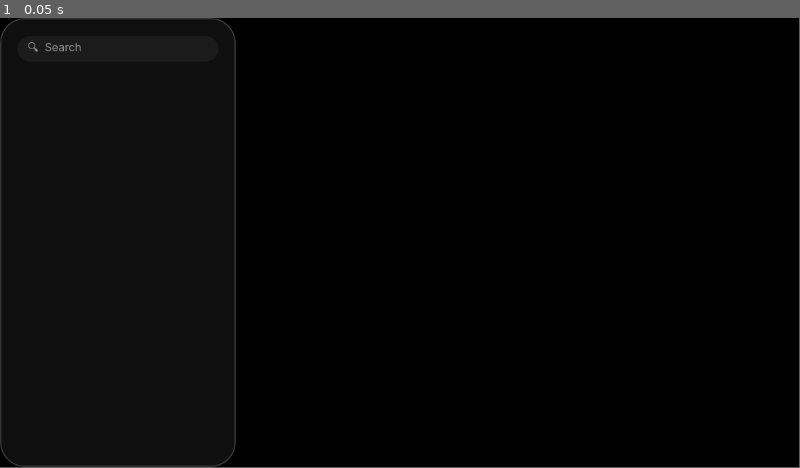
Above: before the commit, frame 1.
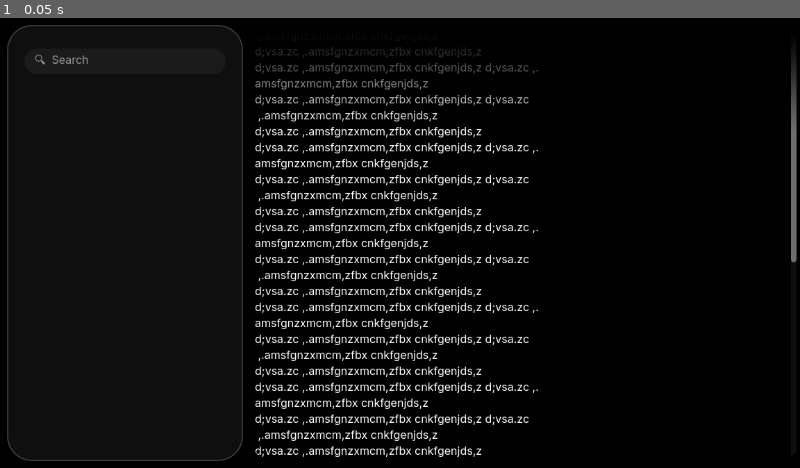
Above: after the commit, the same moment.

Repository: josephsmithberger/copy-paste-interrogate
Game: Godot game, scene res://mockup.tscn
The game is run twice, just before and just after one commit, with the same random seed, the same clock (stepped at 60 frames per second) and the same inputs. The project has no main scene, so this scene is started directly.
Inputs:
- Up to frame 1 (0.05 s): no input
In our replay, the window is 799x449 before the commit and 800x450 after it. These sizes can differ from the game's own. Grey fills any space a smaller window leaves; there, only what the larger window draws over its background counts as a difference.

The runs differ from the first frame. In frame 1, 8.3% of the frame differs, in the area x 0-100%, y 0-100%.

Commit message:
Contact Cards

Diff:
--- /dev/null
+++ b/assets/ui/contact_card.tscn
@@ -0,0 +1,12 @@
+[gd_scene load_steps=2 format=3 uid="uid://4cw40mlbo282"]
+
+[ext_resource type="Script" uid="uid://c66xj2shnk6sk" path="res://scripts/contact_card.gd" id="1_krk5g"]
+
+[node name="contact_card" type="Control"]
+layout_mode = 3
+anchors_preset = 15
+anchor_right = 1.0
+anchor_bottom = 1.0
+grow_horizontal = 2
+grow_vertical = 2
+script = ExtResource("1_krk5g")
--- a/mockup.tscn
+++ b/mockup.tscn
@@ -5,6 +5,7 @@
 
 [sub_resource type="StyleBoxFlat" id="StyleBoxFlat_pp484"]
 content_margin_left = 25.0
+content_margin_top = 10.0
 content_margin_right = 25.0
 bg_color = Color(0.05882353, 0.05882353, 0.05882353, 1)
 border_width_left = 2
@@ -48,48 +49,105 @@
 grow_vertical = 2
 color = Color(0, 0, 0, 1)
 
-[node name="HSplitContainer" type="HSplitContainer" parent="."]
+[node name="MarginContainer" type="MarginContainer" parent="."]
 layout_mode = 1
 anchors_preset = 15
 anchor_right = 1.0
 anchor_bottom = 1.0
 grow_horizontal = 2
 grow_vertical = 2
+theme_override_constants/margin_left = 10
+theme_override_constants/margin_top = 10
+theme_override_constants/margin_bottom = 10
+
+[node name="HSplitContainer" type="HSplitContainer" parent="MarginContainer"]
+layout_mode = 2
 split_offset = 340
 
-[node name="PanelContainer" type="PanelContainer" parent="HSplitContainer"]
+[node name="PanelContainer" type="PanelContainer" parent="MarginContainer/HSplitContainer"]
 layout_mode = 2
 theme = ExtResource("1_pp484")
 theme_override_styles/panel = SubResource("StyleBoxFlat_pp484")
 
-[node name="VBoxContainer" type="VBoxContainer" parent="HSplitContainer/PanelContainer"]
+[node name="Chatlist" type="VBoxContainer" parent="MarginContainer/HSplitContainer/PanelContainer"]
 layout_mode = 2
 
-[node name="HSeparator" type="HSeparator" parent="HSplitContainer/PanelContainer/VBoxContainer"]
+[node name="HSeparator" type="HSeparator" parent="MarginContainer/HSplitContainer/PanelContainer/Chatlist"]
 layout_mode = 2
 theme_override_constants/separation = 20
 theme_override_styles/separator = SubResource("StyleBoxEmpty_lr1yk")
 
-[node name="search" type="LineEdit" parent="HSplitContainer/PanelContainer/VBoxContainer"]
+[node name="search" type="LineEdit" parent="MarginContainer/HSplitContainer/PanelContainer/Chatlist"]
 custom_minimum_size = Vector2(50, 0)
 layout_mode = 2
 theme = ExtResource("1_pp484")
 placeholder_text = "🔍  Search"
 
-[node name="ChatView" type="PanelContainer" parent="HSplitContainer"]
+[node name="ChatView" type="PanelContainer" parent="MarginContainer/HSplitContainer"]
 clip_children = 1
 layout_mode = 2
 theme = ExtResource("1_pp484")
 
-[node name="TextureRect" type="TextureRect" parent="HSplitContainer/ChatView"]
-layout_mode = 2
-texture = SubResource("GradientTexture2D_l68op")
-
-[node name="VBoxContainer" type="VBoxContainer" parent="HSplitContainer/ChatView"]
+[node name="ScrollContainer" type="ScrollContainer" parent="MarginContainer/HSplitContainer/ChatView"]
 layout_mode = 2
 
-[node name="RichTextLabel" type="RichTextLabel" parent="HSplitContainer/ChatView/VBoxContainer"]
+[node name="Label" type="Label" parent="MarginContainer/HSplitContainer/ChatView/ScrollContainer"]
 layout_mode = 2
+text = " ,.amsfgnzxmcm,zfbx cnkfgenjds,z
+d;vsa.zc ,.amsfgnzxmcm,zfbx cnkfgenjds,z
+d;vsa.zc ,.amsfgnzxmcm,zfbx cnkfgenjds,z d;vsa.zc ,.
+amsfgnzxmcm,zfbx cnkfgenjds,z
+d;vsa.zc ,.amsfgnzxmcm,zfbx cnkfgenjds,z d;vsa.zc
+ ,.amsfgnzxmcm,zfbx cnkfgenjds,z
+d;vsa.zc ,.amsfgnzxmcm,zfbx cnkfgenjds,z
+d;vsa.zc ,.amsfgnzxmcm,zfbx cnkfgenjds,z d;vsa.zc ,.
+amsfgnzxmcm,zfbx cnkfgenjds,z
+d;vsa.zc ,.amsfgnzxmcm,zfbx cnkfgenjds,z d;vsa.zc
+ ,.amsfgnzxmcm,zfbx cnkfgenjds,z
+d;vsa.zc ,.amsfgnzxmcm,zfbx cnkfgenjds,z
+d;vsa.zc ,.amsfgnzxmcm,zfbx cnkfgenjds,z d;vsa.zc ,.
+amsfgnzxmcm,zfbx cnkfgenjds,z
+d;vsa.zc ,.amsfgnzxmcm,zfbx cnkfgenjds,z d;vsa.zc
+ ,.amsfgnzxmcm,zfbx cnkfgenjds,z
+d;vsa.zc ,.amsfgnzxmcm,zfbx cnkfgenjds,z
+d;vsa.zc ,.amsfgnzxmcm,zfbx cnkfgenjds,z d;vsa.zc ,.
+amsfgnzxmcm,zfbx cnkfgenjds,z
+d;vsa.zc ,.amsfgnzxmcm,zfbx cnkfgenjds,z d;vsa.zc
+ ,.amsfgnzxmcm,zfbx cnkfgenjds,z
+d;vsa.zc ,.amsfgnzxmcm,zfbx cnkfgenjds,z
+d;vsa.zc ,.amsfgnzxmcm,zfbx cnkfgenjds,z d;vsa.zc ,.
+amsfgnzxmcm,zfbx cnkfgenjds,z
+d;vsa.zc ,.amsfgnzxmcm,zfbx cnkfgenjds,z d;vsa.zc
+ ,.amsfgnzxmcm,zfbx cnkfgenjds,z
+d;vsa.zc ,.amsfgnzxmcm,zfbx cnkfgenjds,z
+d;vsa.zc ,.amsfgnzxmcm,zfbx cnkfgenjds,z d;vsa.zc ,.
+amsfgnzxmcm,zfbx cnkfgenjds,z
+d;vsa.zc ,.amsfgnzxmcm,zfbx cnkfgenjds,z d;vsa.zc
+ ,.amsfgnzxmcm,zfbx cnkfgenjds,z
+d;vsa.zc ,.amsfgnzxmcm,zfbx cnkfgenjds,z
+d;vsa.zc ,.amsfgnzxmcm,zfbx cnkfgenjds,z d;vsa.zc ,.
+amsfgnzxmcm,zfbx cnkfgenjds,z
+d;vsa.zc ,.amsfgnzxmcm,zfbx cnkfgenjds,z d;vsa.zc
+ ,.amsfgnzxmcm,zfbx cnkfgenjds,z
+d;vsa.zc ,.amsfgnzxmcm,zfbx cnkfgenjds,z
+d;vsa.zc ,.amsfgnzxmcm,zfbx cnkfgenjds,z d;vsa.zc ,.
+amsfgnzxmcm,zfbx cnkfgenjds,z
+d;vsa.zc ,.amsfgnzxmcm,zfbx cnkfgenjds,z d;vsa.zc
+ ,.amsfgnzxmcm,zfbx cnkfgenjds,z
+d;vsa.zc ,.amsfgnzxmcm,zfbx cnkfgenjds,z
+d;vsa.zc ,.amsfgnzxmcm,zfbx cnkfgenjds,z d;vsa.zc ,.
+amsfgnzxmcm,zfbx cnkfgenjds,z
+d;vsa.zc ,.amsfgnzxmcm,zfbx cnkfgenjds,z d;vsa.zc
+ ,.amsfgnzxmcm,zfbx cnkfgenjds,z
+d;vsa.zc ,.amsfgnzxmcm,zfbx cnkfgenjds,z
+d;vsa.zc ,.amsfgnzxmcm,zfbx cnkfgenjds,z d;vsa.zc ,.
+amsfgnzxmcm,zfbx cnkfgenjds,z
+d;vsa.zc ,.amsfgnzxmcm,zfbx cnkfgenjds,z d;vsa.zc"
+
+[node name="Fade" type="TextureRect" parent="MarginContainer/HSplitContainer/ChatView"]
+layout_mode = 2
+mouse_filter = 2
+texture = SubResource("GradientTexture2D_l68op")
 
 [node name="Template" type="Sprite2D" parent="."]
 visible = false
--- a/project.godot
+++ b/project.godot
@@ -14,6 +14,10 @@
 config/features=PackedStringArray("4.5", "Forward Plus")
 config/icon="res://icon.svg"
 
+[display]
+
+window/stretch/mode="viewport"
+
 [rendering]
 
 renderer/rendering_method="mobile"
--- /dev/null
+++ b/scripts/chats/template_chat.json
@@ -0,0 +1,10 @@
+{
+	"name": "Apple Bot",
+		"profile_icon_path": "res://template.PNG",
+	"chat_history": [
+		{ "author": "contact", "text": "Hey there! This is a template chat." },
+		{ "author": "player", "text": "Cool, I'll use this as a starting point." },
+		"You can also provide a simple string; defaults to contact",
+		{ "author": "contact", "text": "Swap in your own messages and profile icon." }
+	]
+}
--- /dev/null
+++ b/scripts/contact_card.gd
@@ -0,0 +1,77 @@
+extends Control
+
+@export_file("*.json") var chat_json_path: String = "res://scripts/chats/template_chat.json"
+
+var contact_name: String = ""
+var profile_icon_path: String = ""
+var profile_texture: Texture2D
+var chat_history: Array[Dictionary] = []
+
+signal chat_loaded
+
+func _ready() -> void:
+	_load_chat_from_json()
+
+func _load_chat_from_json() -> void:
+	if chat_json_path.is_empty():
+		push_warning("contact_card: No chat JSON path set.")
+		return
+
+	var file := FileAccess.open(chat_json_path, FileAccess.READ)
+	if file == null:
+		push_error("contact_card: Failed to open chat JSON: %s" % chat_json_path)
+		return
+
+	var text := file.get_as_text()
+	file.close()
+
+	var data: Variant = JSON.parse_string(text)
+	if typeof(data) != TYPE_DICTIONARY:
+		push_error("contact_card: Root of JSON must be an object/dictionary.")
+		return
+
+	# Required fields with basic validation
+	contact_name = str(data.get("name", "")).strip_edges()
+	profile_icon_path = str(data.get("profile_icon_path", "")).strip_edges()
+
+	var history = data.get("chat_history", [])
+	if typeof(history) != TYPE_ARRAY:
+		push_error("contact_card: 'chat_history' must be an array.")
+		history = []
+
+	# Normalize chat history entries to a consistent shape: { author: String, text: String }
+	chat_history.clear()
+	for entry in history:
+		if typeof(entry) == TYPE_DICTIONARY:
+			var author := str(entry.get("author", "contact"))
+			var text_msg := str(entry.get("text", ""))
+			chat_history.append({
+				"author": author,
+				"text": text_msg,
+			})
+		elif typeof(entry) == TYPE_STRING:
+			# Allow simple string entries; default author is 'contact'
+			chat_history.append({
+				"author": "contact",
+				"text": str(entry),
+			})
+
+	# Load texture if provided
+	profile_texture = null
+	if profile_icon_path != "":
+		var res := load(profile_icon_path)
+		if res is Texture2D:
+			profile_texture = res
+		else:
+			push_warning("contact_card: 'profile_icon_path' did not resolve to a Texture2D: %s" % profile_icon_path)
+
+	emit_signal("chat_loaded")
+
+func get_contact_display_name() -> String:
+	return contact_name
+
+func get_profile_texture() -> Texture2D:
+	return profile_texture
+
+func get_chat_history() -> Array[Dictionary]:
+	return chat_history
Not shown, added: scripts/contact_card.gd.uid
Not shown, changed: README.md
